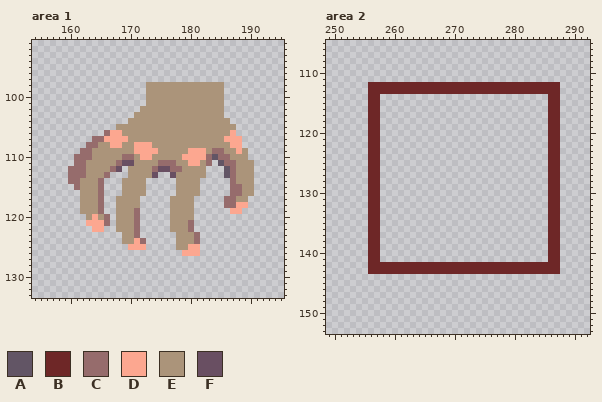
Two versions of one pixel-art file, Assets/Sprites/Design Document.ase. The picture above was drawn from the file before the commit.
512x512 pixels, 1 frame. Shown: area 1: x 154..195, y 91..133; area 2: x 249..292, y 105..153. The commit also changed other parts of the picture, which this record leaves out.
Palette (. is transparent): A #625565  B #6e2727  C #966c6c  D #fca790  E #ab947a  F #694f62
Pixels before, area 1, first column x 160:
 98 .............EEEEEEEEEEEEE.....
 99 .............EEEEEEEEEEEEE.....
100 .............EEEEEEEEEEEEE.....
101 .............EEEEEEEEEEEEE.....
102 ............EEEEEEEEEEEEEE.....
103 ...........EEEEEEEEEEEEEEE.....
104 ..........EEEEEEEEEEEEEEEEE....
105 ........EEEEEEEEEEEEEEEEEEEE...
106 ......CDDEEEEEEEEEEEEEEEEEED...
107 ....CCDDDDEEEEEEEEEEEEEEEEDDD..
108 ...CCEEDDEEDDDEEEEEEEEEEEEEDD..
109 ..CCEEEEEEEDDDDEEEEEDDDECCEEDE.
110 .CCCEEEEECCEDDEEEEEDDDDCACCEEE.
111 .CCEEEEECFFEEEECCCEEDDEC.ACCEEE
112 CCCEEEECF.EEEECFFCCEEEE...ACEEE
113 CCCEEEC...EEEEF..FEEEEE...ACEEE
114 CCEEEC...EEEE.....EEEE.....CEEE
115 .CEEEC...EEEE.....EEEE.....CCEE
116 ..EEEC...EEEE.....EEEE.....CCEE
117 ..EEEC..EEEE.....EEEE.....CCEE.
118 ..EEEC..EEEE.....EEEE.....CCDD.
119 ..EEEC..EEEC.....EEEE......DD..
120 ...EDEC.EEEC.....EEEE..........
121 ...DDDC.EEEC.....EEEC..........
122 ....DD..EEEC.....EEEC..........
123 .........EEC......EEEC.........
124 .........EEDC.....EEEC.........
125 ..........DDD.....EEDD.........
126 ...................DDD.........
Pixels before, area 2, first column x 256:
112 BBBBBBBBBBBBBBBBBBBBBBBBBBBBBBBB
113 BBBBBBBBBBBBBBBBBBBBBBBBBBBBBBBB
114 BB............................BB
115 BB............................BB
116 BB............................BB
117 BB............................BB
118 BB............................BB
119 BB............................BB
120 BB............................BB
121 BB............................BB
122 BB............................BB
123 BB............................BB
124 BB............................BB
125 BB............................BB
126 BB............................BB
127 BB............................BB
128 BB............................BB
129 BB............................BB
130 BB............................BB
131 BB............................BB
132 BB............................BB
133 BB............................BB
134 BB............................BB
135 BB............................BB
136 BB............................BB
137 BB............................BB
138 BB............................BB
139 BB............................BB
140 BB............................BB
141 BB............................BB
142 BBBBBBBBBBBBBBBBBBBBBBBBBBBBBBBB
143 BBBBBBBBBBBBBBBBBBBBBBBBBBBBBBBB
And afterwards:
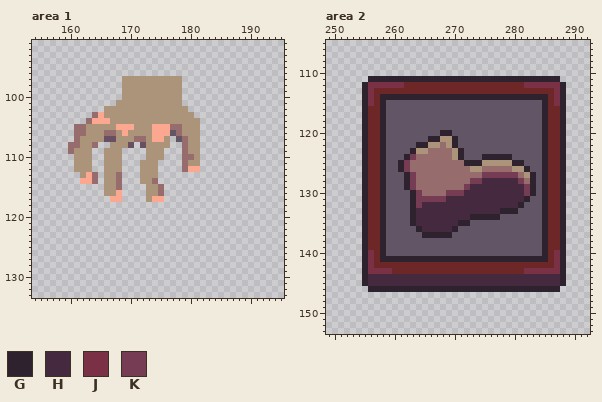
Colours new in this view: G #2e222f  H #45293f  J #7a3045  K #753c54
What changed:
Changed rows in their new state; - is an unchanged pixel.
Area 1:
first column x 160:
 97 ---------EEEEEEEEEE------------
 98 ---------EEEE------.......-----
 99 ---------EEEE------.......-----
100 ---------EEEE------.......-----
101 --------EEEEE------.......-----
102 ------EEEEEE--------......-----
103 ----CDEEEEE----------.....-----
104 ---CDDDEEE------------.....----
105 -CCEEEEEDDD---DDDCC---......---
106 -CCEEE-CED----DDDAC---......---
107 -CEEEEFFEE-CC-DD-.AC--.......--
108 CCEE-..EE-F.FE---..C--.......--
109 CEEE..---....EE-...CEE........-
110 -EEE..---....E--...CCE........-
111 -EE-..--E...---....CEE..-......
112 .EE-..-EE-..--E....CDD.---.....
113 ..EDC.EEC-..--E--......---.....
114 ..DDC.EEC...-EC---....-----....
115 -.....EEC....EEC--....-----....
116 --....EED....EEC--....-----....
117 --....-DD...-EDD-....-----....-
118 --....--....-----....-----....-
119 --....--....-----....------..--
120 ---....-....-----....----------
121 ---....-....-----....----------
122 ----..--....-----....----------
123 ---------...------....---------
124 ---------....-----....---------
125 ----------...-----....---------
126 -------------------...---------
Area 2:
first column x 255:
111 -GGGGGGGGGGGGGGGGGGGGGGGGGGGGGGGG-
112 GJJJJJJ--------------------JJJJJJG
113 GJ------------------------------JG
114 GJ-GGGGGGGGGGGGGGGGGGGGGGGGGGGG-JG
115 GJ-GAAAAAAAAAAAAAAAAAAAAAAAAAAG-JG
116 G--GAAAAAAAAAAAAAAAAAAAAAAAAAAG--G
117 G--GAAAAAAAAAAAAAAAAAAAAAAAAAAG--G
118 G--GAAAAAAAAAAAAAAAAAAAAAAAAAAG--G
119 G--GAAAAAAAAAAAAAAAAAAAAAAAAAAG--G
120 G--GAAAAAAAAAGGAAAAAAAAAAAAAAAG--G
121 G--GAAAAAAAGGEEGAAAAAAAAAAAAAAG--G
122 G--GAAAAAGGEECEGAAAAAAAAAAAAAAG--G
123 G--GAAAAGEECCCCEGAAAAAAAAAAAAAG--G
124 G--GAAAGKCCCCCCEGAAAGGGGGAAAAAG--G
125 G--GAAGKCCCCCCCCCGGGEEEEEGGAAAG--G
126 G--GAAGKCCCCCCCCCCEECCCCCEEGAAG--G
127 G--GAAAGKCCCCCCCCCCCKKKKKKCEGAG--G
128 G--GAAAGKCCCCCCCCCKKHHHHHHKCGAG--G
129 G--GAAAGKCCCCCCCCKHHHHHHHHHKGAG--G
130 G--GAAAAGKCCCCKKKHHHHHHHHHHKGAG--G
131 G--GAAAAGKKKKKHHHHHHHHHHHHHGAAG--G
132 G--GAAAAGKHHHHHHHHHHHHHHHHGAAAG--G
133 G--GAAAAGHHHHHHHHHHHHHHGGGAAAAG--G
134 G--GAAAAGHHHHHHHHHGGGGGAAAAAAAG--G
135 G--GAAAAGHHHHHHHGGAAAAAAAAAAAAG--G
136 G--GAAAAAGHHHHHGAAAAAAAAAAAAAAG--G
137 G--GAAAAAAGGGGGAAAAAAAAAAAAAAAG--G
138 G--GAAAAAAAAAAAAAAAAAAAAAAAAAAG--G
139 G--GAAAAAAAAAAAAAAAAAAAAAAAAAAG--G
140 GJ-GAAAAAAAAAAAAAAAAAAAAAAAAAAG-JG
141 GJ-GGGGGGGGGGGGGGGGGGGGGGGGGGGG-JG
142 GJ------------------------------JG
143 GJJJJ----------------------JJJJJJG
144 GHHHHHHHHHHHHHHHHHHHHHHHHHHHHHHHHG
145 GHHHHHHHHHHHHHHHHHHHHHHHHHHHHHHHHG
146 -GGGGGGGGGGGGGGGGGGGGGGGGGGGGGGGG-
Boxes around the changes in both pictures, in picture pixels (x1, y1, x2, y2):
changed: (68, 76, 254, 256)
changed: (362, 76, 566, 292)
